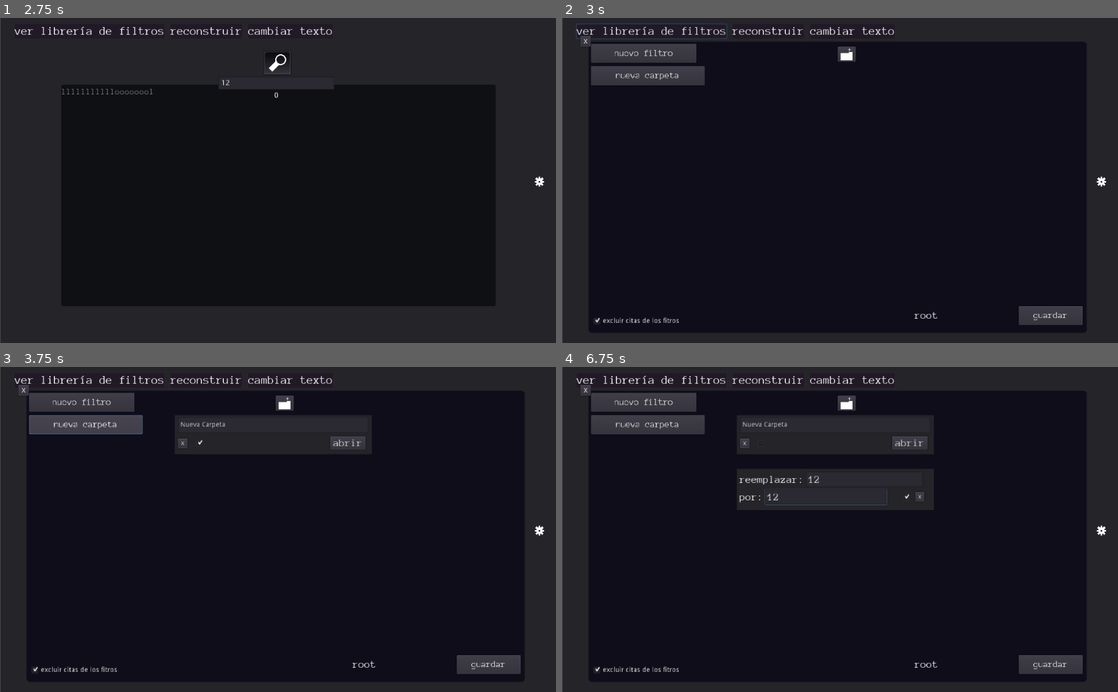
Above: before the commit, frames 1-4 (two rows, left to right).
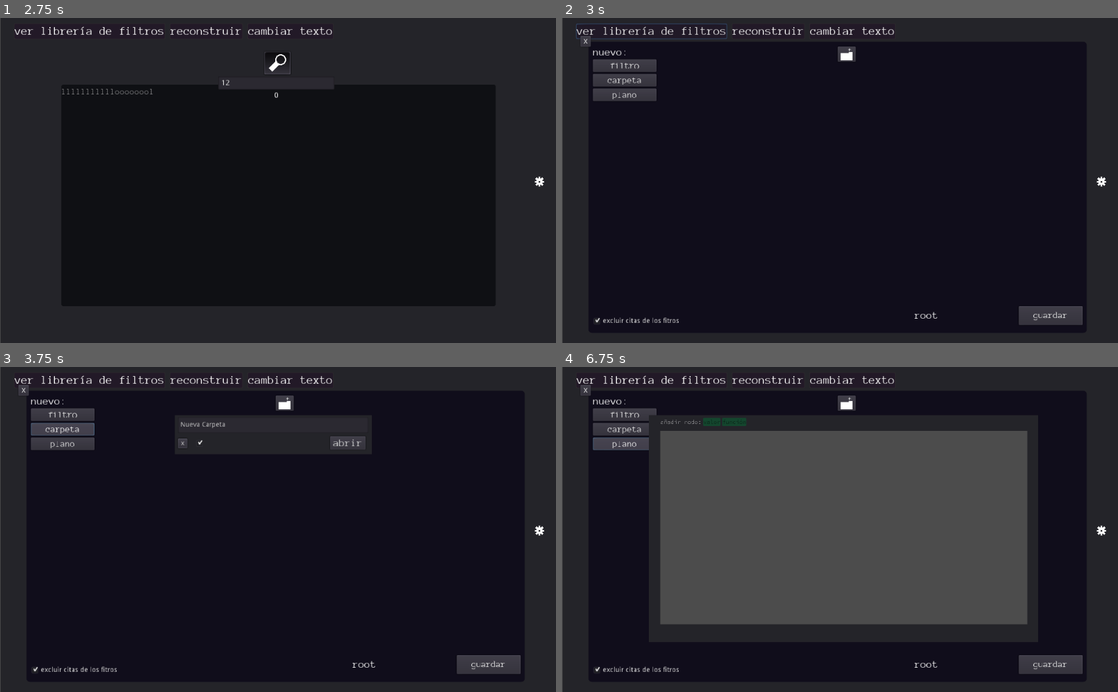
Above: after the commit, the same moments.

Repository: AndresDavidCalderon/desfilosofador
Game: Godot game, scene res://reader/reader.tscn
Two runs of this game, one before a commit and one after it. Both use one fixed random seed, a clock stepped at 60 frames per second and the inputs below.
Inputs (mouse positions are in pixels of both pictures, inside the frame that each line leads up to):
- Up to frame 1 (2.75 s): click (278, 63) at 0.5 s; click (278, 83) at 1.27 s; type "12" at 1.35 s; click "leer" at 2 s
- Up to frame 2 (3 s): click "ver librería de filtros" at 2.75 s
- Up to frame 3 (3.75 s): click "nueva carpeta" (after the commit: "carpeta") at 3.5 s
- Up to frame 4 (6.75 s): click (762, 441) at 4.25 s; click "nuevo filtro" (after the commit: "filtro") at 5 s; click (862, 477) at 5.77 s; type "12" at 5.85 s; click (823, 497) at 6 s; type "12" at 6.08 s; click (623, 445) at 6.5 s, where only the run after the commit has a clickable "plano"

Frame 1 is identical in both runs. In frame 2, 2.3% of the frame differs, in the area x 5-26%, y 7-26%; in frame 3, 2.4%; in frame 4, 41%, in the area x 5-84%, y 7-80%.

Commit message:
align nightmare

Diff:
--- /dev/null
+++ b/UI/font/uimini.tres
@@ -0,0 +1,8 @@
+[gd_resource type="DynamicFont" load_steps=2 format=2]
+
+[ext_resource path="res://UI/font/AnonymousPro-Regular.ttf" type="DynamicFontData" id=1]
+
+[resource]
+size = 12
+use_mipmaps = true
+font_data = ExtResource( 1 )
--- /dev/null
+++ b/UI/window/window.tscn
@@ -0,0 +1,8 @@
+[gd_scene format=2]
+
+[node name="Panel" type="Panel"]
+margin_right = 349.0
+margin_bottom = 177.0
+__meta__ = {
+"_edit_use_anchors_": false
+}
--- a/blueprints/editor.gd
+++ b/blueprints/editor.gd
@@ -1,7 +1 @@
 extends Panel
-
-func _ready():
-	get_viewport().connect("size_changed",self,"sized")
-func sized():
-	if not get_parent() is Viewport:return
-	rect_size=get_viewport_rect().size
--- a/filters/filterinstance.gd
+++ b/filters/filterinstance.gd
@@ -1,11 +1,26 @@
 extends libraryelement
 onready var new=$ui/result/new
 onready var from=$ui/of/origin
+func _ready():
+	$sintax.visible=false
+
+
 func getsave(save:Dictionary):
 	save["of"]=from.text
 	save["to"]=new.text
 	save["enabled"]=$enabled.pressed
+	save["sintax"]=$sintax.pressed
+
+
 func fromfile(save:Dictionary):
+	if save.has("sintax"):
+		$sintax.pressed=save["sintax"]
 	$enabled.pressed=save["enabled"]
 	new.text=save["to"]
 	from.text=save["of"]
+	_on_origin_text_changed(from.text)
+
+func _on_origin_text_changed(new_text:String):
+	if new_text.find("_")!=-1 or new_text.find("/")!=-1:
+		$sintax.visible=true
+		rect_min_size.y=100
--- a/filters/filterinstance.tscn
+++ b/filters/filterinstance.tscn
@@ -1,14 +1,15 @@
-[gd_scene load_steps=3 format=2]
+[gd_scene load_steps=4 format=2]
 
 [ext_resource path="res://UI/font/uismall.tres" type="DynamicFont" id=1]
 [ext_resource path="res://filters/filterinstance.gd" type="Script" id=2]
+[ext_resource path="res://UI/font/uimini.tres" type="DynamicFont" id=3]
 
 [node name="filter" type="Panel"]
 anchor_right = 1.0
 anchor_bottom = 1.0
 margin_right = -620.0
-margin_bottom = -515.0
-rect_min_size = Vector2( 404, 85 )
+margin_bottom = -510.0
+rect_min_size = Vector2( 404, 90 )
 script = ExtResource( 2 )
 __meta__ = {
 "_edit_use_anchors_": false
@@ -101,4 +102,19 @@
 "_edit_use_anchors_": false
 }
 
+[node name="sintax" type="CheckBox" parent="."]
+visible = false
+margin_left = 253.642
+margin_top = 75.1237
+margin_right = 393.642
+margin_bottom = 99.1237
+hint_tooltip = "usar simbolos (/) como o, usar wildcard
+(*) y otros atajos."
+custom_fonts/font = ExtResource( 3 )
+text = "aplicar sintaxis"
+__meta__ = {
+"_edit_use_anchors_": false
+}
+
+[connection signal="text_changed" from="ui/of/origin" to="." method="_on_origin_text_changed"]
 [connection signal="pressed" from="delete" to="." method="delete"]
--- a/filters/filteronfind.gd
+++ b/filters/filteronfind.gd
@@ -2,21 +2,26 @@
 var register:String
 var find:String
 var replace:String
+var usesintax:bool
 func fromfile(dict:Dictionary):
 	find=dict["of"]
 	replace=dict["to"]
+	if dict.has("sintax"):
+		usesintax=dict["sintax"]
 	if dict["enabled"]:
-		if find.find("/")==-1:
+		if not usesintax:
 			register=find
 		else:
 			register=stringfunc.findnotbracketed(find,"(",")")
 		if not globals.filterbyphrase.has(register):
 			globals.filterbyphrase[register]=[]
 		globals.filterbyphrase[register].append(self)
+
+
 func found(pos:int,text:String):
 	if not (stringfunc.withinquotes(pos,text) and globals.skipquotes):
-		if find.find("/")==-1:
-			text=stringfunc.replacefind(find,replace,text,pos)
+		if not usesintax:
+			text=stringfunc.replacefind(find,replace,text,pos-1)
 		else:
 			var from=find.find(register)
 			while from>0:
@@ -31,28 +36,43 @@
 					else:
 						pos-=prefix.length()
 				from-=1
-			from=find.find(register)+stringfunc.getuntil(find.find(register)+1,find," ").length()
-			var frontpos=pos+stringfunc.getuntil(pos,text," ").length()+2
+			from=find.find(register)+stringfunc.getuntil(find.find(register),find," ").length()+1
+			var frontpos=pos+stringfunc.getuntil(pos,text," ").length()+1
+			if frontpos>text.length()-1:
+				print("reached end")
+				return text
+			print("looping through from")
 			while from<find.length()-1:
-				if frontpos>text.length():return text
-				if find[from+2]=="(":
-					var options=stringfunc.getuntil(from+3,find,")")
-					from+=options.length()+3
-					options=stringfunc.countlist(options,"/")
-					var suffix=stringfunc.getuntil(frontpos,text," ")
-					if not options.has(suffix):
-						prints("wrong suffix",suffix,"not in",options)
-						return text
-					else:
-						frontpos+=suffix.length()
-				else:
-					var next=stringfunc.getuntil(from+1,find," ")
-					var ontext=stringfunc.getuntil(frontpos-2,text," ")
-					if next!=ontext:
-						prints("wrong constant suffix",ontext,"had to be",next)
-						return text
-					from+=next.length()
-					frontpos+=ontext.length()
-			text=stringfunc.cutout(pos-1,frontpos-1,text)
-			text=stringfunc.addbetween(text,replace,pos-1)
+				match find[from+1]:
+					"(":
+						var options=stringfunc.getuntil(from+3,find,")")
+						from+=options.length()+3
+						options=stringfunc.countlist(options,"/")
+						var suffix=stringfunc.getuntil(frontpos,text," ")
+						if not options.has(suffix):
+							prints("wrong suffix",suffix,"not in",options)
+							return text
+						else:
+							frontpos+=suffix.length()
+					"_":
+						from+=1
+						if frontpos>=text.length()+1:
+							prints("cant fill wildcard, text end.")
+							return text
+						if text[frontpos-1]=="." or text[frontpos-1]==",":
+							prints("cant fill wildcard, sentence end.")
+							return text
+						pos+=1
+					_:
+						print("found constant")
+						var next=stringfunc.getuntil(from,find," ")
+						var ontext=stringfunc.getuntil(frontpos,text," ")
+
+						if next!=ontext:
+							prints("wrong constant suffix",ontext,"had to be",next)
+							return text
+						from+=next.length()
+						frontpos+=ontext.length()
+			text=stringfunc.cutout(pos-2,frontpos,text)
+			text=stringfunc.addbetween(text,replace,pos-2)
 	return text
--- a/filters/filtersearch.gd
+++ b/filters/filtersearch.gd
@@ -83,3 +83,7 @@
 
 func _on_excludequotes_toggled(button_pressed):
 	globals.skipquotes=button_pressed
+
+
+func _on_blueprint_pressed():
+	$blueprints.visible=true
--- a/filters/filtersearch.tscn
+++ b/filters/filtersearch.tscn
@@ -10,15 +10,16 @@
 [ext_resource path="res://UI/folderout.png" type="Texture" id=8]
 [ext_resource path="res://UI/font/uismall.tres" type="DynamicFont" id=9]
 [ext_resource path="res://filters/filteronfind.gd" type="Script" id=10]
+[ext_resource path="res://blueprints/editor.tscn" type="PackedScene" id=11]
 
 [sub_resource type="Theme" id=1]
 default_font = ExtResource( 9 )
 
 [node name="filtersearch" type="Panel"]
 margin_left = 0.106518
-margin_top = 0.106518
+margin_top = 3.67012
 margin_right = 1021.11
-margin_bottom = 598.107
+margin_bottom = 601.671
 theme = SubResource( 1 )
 script = ExtResource( 1 )
 __meta__ = {
@@ -66,28 +67,6 @@
 margin_right = 12.0
 margin_bottom = 20.0
 icon = ExtResource( 8 )
-__meta__ = {
-"_edit_use_anchors_": false
-}
-
-[node name="newfilter" type="Button" parent="."]
-margin_left = 4.56378
-margin_top = 3.5636
-margin_right = 220.564
-margin_bottom = 42.5636
-custom_fonts/font = ExtResource( 5 )
-text = "nuevo filtro"
-__meta__ = {
-"_edit_use_anchors_": false
-}
-
-[node name="newfolder" type="Button" parent="."]
-margin_left = 4.56378
-margin_top = 50.3164
-margin_right = 237.564
-margin_bottom = 89.3164
-custom_fonts/font = ExtResource( 5 )
-text = "nueva carpeta"
 __meta__ = {
 "_edit_use_anchors_": false
 }
@@ -152,9 +131,61 @@
 "_edit_use_anchors_": false
 }
 
+[node name="new" type="VBoxContainer" parent="."]
+margin_left = 9.12035
+margin_top = 10.0
+margin_right = 140.12
+margin_bottom = 161.0
+__meta__ = {
+"_edit_use_anchors_": false
+}
+
+[node name="title" type="Label" parent="new"]
+margin_right = 131.0
+margin_bottom = 22.0
+text = "nuevo:"
+
+[node name="newfilter" type="Button" parent="new"]
+margin_top = 26.0
+margin_right = 131.0
+margin_bottom = 65.0
+custom_fonts/font = ExtResource( 5 )
+text = "filtro"
+__meta__ = {
+"_edit_use_anchors_": false
+}
+
+[node name="newfolder" type="Button" parent="new"]
+margin_top = 69.0
+margin_right = 131.0
+margin_bottom = 108.0
+custom_fonts/font = ExtResource( 5 )
+text = "carpeta"
+__meta__ = {
+"_edit_use_anchors_": false
+}
+
+[node name="blueprint" type="Button" parent="new"]
+margin_top = 112.0
+margin_right = 131.0
+margin_bottom = 151.0
+custom_fonts/font = ExtResource( 5 )
+text = "plano"
+__meta__ = {
+"_edit_use_anchors_": false
+}
+
+[node name="blueprints" parent="." instance=ExtResource( 11 )]
+visible = false
+margin_left = 123.994
+margin_top = 50.0
+margin_right = 921.994
+margin_bottom = 516.0
+
 [connection signal="visibility_changed" from="." to="." method="savefilters"]
 [connection signal="pressed" from="upcenter/folderup" to="." method="_on_folderup_pressed"]
-[connection signal="pressed" from="newfilter" to="." method="_on_newfilter_pressed"]
-[connection signal="pressed" from="newfolder" to="." method="_on_newfolder_pressed"]
 [connection signal="pressed" from="botright/save" to="." method="_on_save_pressed"]
 [connection signal="toggled" from="botleft/excludequotes" to="." method="_on_excludequotes_toggled"]
+[connection signal="pressed" from="new/newfilter" to="." method="_on_newfilter_pressed"]
+[connection signal="pressed" from="new/newfolder" to="." method="_on_newfolder_pressed"]
+[connection signal="pressed" from="new/blueprint" to="." method="_on_blueprint_pressed"]
--- a/globals.gd
+++ b/globals.gd
@@ -2,4 +2,12 @@
 var popuper:popup
 var filterbyphrase:Dictionary={}
 var skipquotes=true
-var reader:Control
+var reader:Control setget setreader
+signal newreader
+func setreader(value):
+	if value!=reader:
+		reader=value
+		emit_signal("newreader")
+func _input(event):
+	if event.is_action_pressed("fullscreen"):
+		OS.window_fullscreen=not OS.window_fullscreen
--- a/project.godot
+++ b/project.godot
@@ -65,6 +65,11 @@
 "events": [ Object(InputEventKey,"resource_local_to_scene":false,"resource_name":"","device":0,"alt":false,"shift":false,"control":false,"meta":false,"command":false,"pressed":false,"scancode":16777224,"physical_scancode":0,"unicode":0,"echo":false,"script":null)
  ]
 }
+fullscreen={
+"deadzone": 0.5,
+"events": [ Object(InputEventKey,"resource_local_to_scene":false,"resource_name":"","device":0,"alt":false,"shift":false,"control":false,"meta":false,"command":false,"pressed":false,"scancode":16777254,"physical_scancode":0,"unicode":0,"echo":false,"script":null)
+ ]
+}
 
 [physics]
 
--- a/reader/settings.gd
+++ b/reader/settings.gd
@@ -1,14 +1,15 @@
 extends ScrollContainer
 func _ready():
-	pass
+	globals.connect("newreader",self,"readerchange")
 
 func _on_font_value_changed(value):
 	(preload("res://UI/readtheme.tres").default_font as DynamicFont).size=value
 
-
 func _on_fullscreen_toggled(button_pressed):
 	OS.window_fullscreen=button_pressed
 
-
 func _on_wrap_toggled(button_pressed):
 	globals.reader.wrap_enabled=button_pressed
+
+func readerchange():
+	globals.reader.wrap_enabled=$list/wrap.pressed
--- a/stringfuncs.gd
+++ b/stringfuncs.gd
@@ -2,7 +2,10 @@
 class_name stringfunc
 #removes part of the string
 static func cutout(from:int,to:int,text:String)->String:
-	return text.left(from-1)+text.right(to-1)
+	var takeleft=text.left(from)
+	var takeright=text.right(to)
+	prints("taking",takeleft,"on the left",takeright,"on the right")
+	return takeleft+takeright
  #sees if the given index is between carachters
 static func isbetween(idx:int,between:String,text:String):
 	var isopen=false
@@ -39,10 +42,10 @@
 		from+=1
 		isopen= not isopen
 static func addbetween(text:String,added:String,where:int):
-	return text.left(where-1)+added+text.right(where)
+	return text.left(where)+added+text.right(where)
 #replaces the first apeareance of a substring in a text.
 static func replacefind(find:String,to:String,text:String,where:int):
-	text=cutout(where,where+find.length()-1,text)
+	text=cutout(where,where+find.length(),text)
 	text=addbetween(text,to,where)
 	return text
 #finds the last appereance of a substring on a text until the limit.
@@ -83,6 +86,7 @@
 static func getuntil(idx:int,text:String,until:String)->String:
 	var word=""
 	if text[idx]==until:
+		prints("started search on the carachter, text",text,"carachter",idx,"is",text[idx])
 		idx+=1
 	while idx<text.length():
 		if text[idx]!=until:
@@ -97,15 +101,22 @@
 	while from<text.length()-1:
 		var new=getuntil(from,text,separator)
 		list.append(new)
-		from+=new.length()
+		from+=new.length()+1
 	return list
-static func findnotbracketed(text:String,open:String,close:String,from:int=0):
-	var result=""
+static func findnotbracketed(text:String,open:String,close:String,from:int=0,skipwild:bool=true)->String:
 	while from<text.length()-1:
-		if text[from]==open:
-			from=text.find(close,from)
-		else:
-			break
+		match text[from]:
+			" ":
+				from+=1
+				continue
+			"_":
+				if skipwild:
+					from+=1
+				else:
+					continue
+			open:
+				from+=getuntil(from,text,close).length()
+			_:
+				return getuntil(from,text," ")
 		from+=1
-		result=getuntil(from+1,text," ")
-	return result
+	return ""
Binary file added: UI/expand.aseprite
Binary file added: UI/expand.png
Not shown, added: UI/expand.png.import
Not shown: 1 places in filters/filtersearch.tscn that only renumber resources
